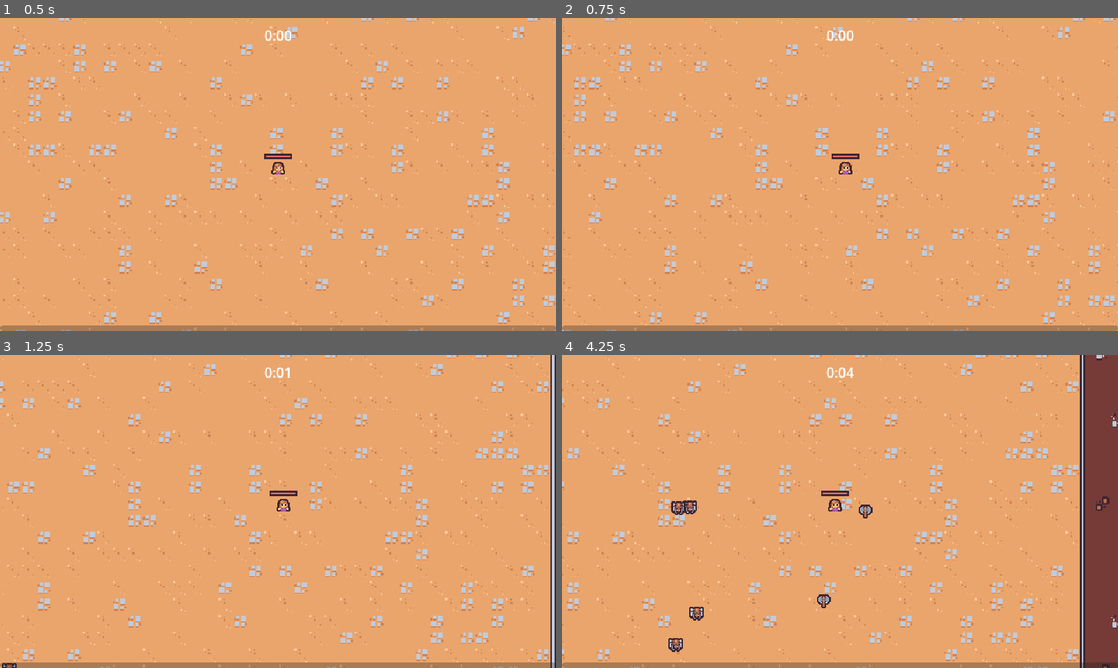
Above: before the commit, frames 1-4 (two rows, left to right).
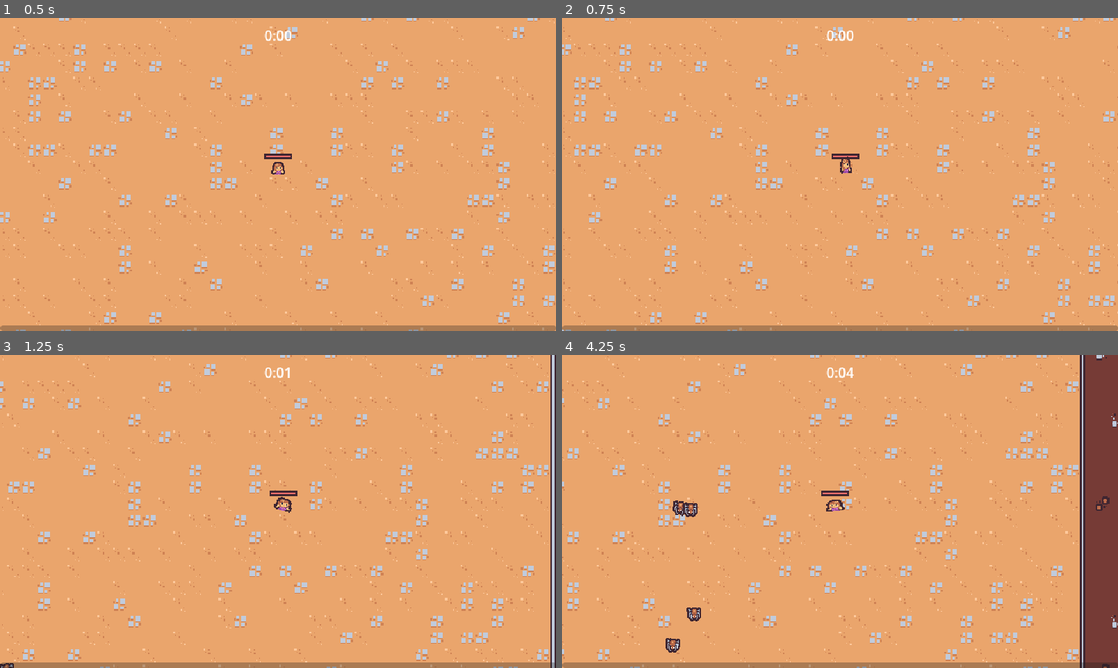
Above: after the commit, the same moments.

Repository: mec-cs/Godot-Survivor-Game
Game: Godot game, scene res://scenes/main/main.tscn
Same seed, same stepped clock (60 frames per second), same inputs: the game is played once before the commit and once after it.
Inputs (mouse positions are in pixels of both pictures, inside the frame that each line leads up to):
- Up to frame 1 (0.5 s): no input
- Up to frame 2 (0.75 s): move the mouse to (962, 158) at 0.52 s; press the mouse at (962, 158) at 0.53 s; hold Right (move_right) from 0.53 s (still down)
- Up to frame 3 (1.25 s): keep holding Right (move_right)
- Up to frame 4 (4.25 s): move the mouse to (728, 527) at 1.27 s; release Right (move_right) at 1.28 s; release the mouse at (728, 527) at 1.28 s; hold Down (move_down) 1.28-2.03 s; click (728, 527) at 1.35 s; move the mouse to (895, 442) at 2.02 s; press the mouse at (895, 442) at 2.03 s; hold Right (move_right) 2.03-2.78 s; move the mouse to (812, 574) at 2.77 s; release the mouse at (812, 574) at 2.78 s; hold Up (move_up) 2.78-3.53 s; click (812, 574) at 2.85 s; move the mouse to (1006, 558) at 3.52 s; press the mouse at (1006, 558) at 3.53 s; hold Left (move_left) from 3.53 s (still down)

Frame 1 is identical in both runs. In frame 2, less than 0.1% of the frame differs, in the area x 49-53%, y 44-50%; in frame 3, 0.1%; in frame 4, 0.6%, in the area x 18-56%, y 46-96%.

Commit message:
adding animations

Diff:
--- /dev/null
+++ b/resources/upgrades/ability.gd
@@ -0,0 +1,4 @@
+extends AbilityUpgrade
+class_name Ability
+
+@export var ability_controller_scene: PackedScene
--- a/resources/upgrades/ability_upgrade.gd
+++ b/resources/upgrades/ability_upgrade.gd
@@ -2,5 +2,6 @@
 class_name AbilityUpgrade
 
 @export var id: String
+@export var max_quantity: int
 @export var name: String
 @export_multiline var description: String
--- /dev/null
+++ b/resources/upgrades/axe.tres
@@ -0,0 +1,12 @@
+[gd_resource type="Resource" script_class="Ability" load_steps=3 format=3 uid="uid://dfafkpjknmqxy"]
+
+[ext_resource type="PackedScene" uid="uid://bm162252okqig" path="res://scenes/ability/axe_ability_controller/axe_ability_controller.tscn" id="1_60g4x"]
+[ext_resource type="Script" path="res://resources/upgrades/ability.gd" id="1_krhy0"]
+
+[resource]
+script = ExtResource("1_krhy0")
+ability_controller_scene = ExtResource("1_60g4x")
+id = "axe"
+max_quantity = 1
+name = "Axe"
+description = "Periodically throws and rotates a spinning axe."
--- a/resources/upgrades/sword_rate.tres
+++ b/resources/upgrades/sword_rate.tres
@@ -5,5 +5,6 @@
 [resource]
 script = ExtResource("1_y3c4q")
 id = "sword_rate"
+max_quantity = 5
 name = "Thunder Sword"
 description = "Increases sword attack rate by 10%"
--- a/scenes/ability/axe_ability/axe_ability.gd
+++ b/scenes/ability/axe_ability/axe_ability.gd
@@ -1,5 +1,26 @@
 extends Node2D
+
+const MAX_RADIUS = 100
+
+@onready var hitbox_component = $HitboxComponent
+
+var base_rotation = Vector2.RIGHT
 
 
 func _ready():
+	base_rotation = Vector2.RIGHT.rotated(randf_range(0, TAU))
 	var tween = create_tween()
+	tween.tween_method(tween_method, 0.0, 2.0, 3)
+	tween.tween_callback(queue_free)
+
+
+func tween_method(rotations: float):
+	var percent = rotations / 2
+	var current_radius = percent * MAX_RADIUS
+	var current_direction = Vector2.RIGHT.rotated(rotations * TAU)
+
+	var player = get_tree().get_first_node_in_group("player")
+	if player == null:
+		return
+
+	global_position = player.global_position + (current_direction * current_radius)
--- a/scenes/ability/axe_ability/axe_ability.tscn
+++ b/scenes/ability/axe_ability/axe_ability.tscn
@@ -1,10 +1,64 @@
-[gd_scene load_steps=3 format=3 uid="uid://b7reg35xj6u62"]
+[gd_scene load_steps=8 format=3 uid="uid://b7reg35xj6u62"]
 
 [ext_resource type="Texture2D" uid="uid://x1t3kc4ro0t4" path="res://scenes/ability/axe_ability/axe.png" id="1_fh7r8"]
 [ext_resource type="Script" path="res://scenes/ability/axe_ability/axe_ability.gd" id="1_x5nit"]
+[ext_resource type="PackedScene" uid="uid://6nlai5mqfgw1" path="res://scenes/component/hitbox_component.tscn" id="3_nv2lj"]
+
+[sub_resource type="Animation" id="Animation_j1qhv"]
+resource_name = "default"
+length = 0.5
+loop_mode = 1
+tracks/0/type = "value"
+tracks/0/imported = false
+tracks/0/enabled = true
+tracks/0/path = NodePath("Sprite2D:rotation")
+tracks/0/interp = 1
+tracks/0/loop_wrap = true
+tracks/0/keys = {
+"times": PackedFloat32Array(0, 0.5),
+"transitions": PackedFloat32Array(1, 1),
+"update": 0,
+"values": [0.0, 6.28319]
+}
+
+[sub_resource type="Animation" id="Animation_turke"]
+length = 0.001
+tracks/0/type = "value"
+tracks/0/imported = false
+tracks/0/enabled = true
+tracks/0/path = NodePath("Sprite2D:rotation")
+tracks/0/interp = 1
+tracks/0/loop_wrap = true
+tracks/0/keys = {
+"times": PackedFloat32Array(0),
+"transitions": PackedFloat32Array(1),
+"update": 0,
+"values": [0.0]
+}
+
+[sub_resource type="AnimationLibrary" id="AnimationLibrary_jvowy"]
+_data = {
+"RESET": SubResource("Animation_turke"),
+"default": SubResource("Animation_j1qhv")
+}
+
+[sub_resource type="CircleShape2D" id="CircleShape2D_44cxo"]
 
 [node name="AxeAbility" type="Node2D"]
 script = ExtResource("1_x5nit")
 
+[node name="AnimationPlayer" type="AnimationPlayer" parent="."]
+autoplay = "default"
+libraries = {
+"": SubResource("AnimationLibrary_jvowy")
+}
+
 [node name="Sprite2D" type="Sprite2D" parent="."]
 texture = ExtResource("1_fh7r8")
+
+[node name="HitboxComponent" parent="." instance=ExtResource("3_nv2lj")]
+collision_mask = 0
+
+[node name="CollisionShape2D" type="CollisionShape2D" parent="HitboxComponent"]
+position = Vector2(0, -1)
+shape = SubResource("CircleShape2D_44cxo")
--- a/scenes/ability/axe_ability_controller/axe_ability_controller.gd
+++ b/scenes/ability/axe_ability_controller/axe_ability_controller.gd
@@ -1,6 +1,8 @@
 extends Node
 
 @export var axe_ability_scene: PackedScene
+
+var damage = 10
 
 
 func _ready():
@@ -19,3 +21,4 @@
 	var axe_instance = axe_ability_scene.instantiate() as Node2D
 	foreground.add_child(axe_instance)
 	axe_instance.global_position = player.global_position
+	axe_instance.hitbox_component.damage = damage
--- a/scenes/ability/axe_ability_controller/axe_ability_controller.tscn
+++ b/scenes/ability/axe_ability_controller/axe_ability_controller.tscn
@@ -8,5 +8,5 @@
 axe_ability_scene = ExtResource("2_k8s4a")
 
 [node name="Timer" type="Timer" parent="."]
-wait_time = 2.0
+wait_time = 3.0
 autostart = true
--- a/scenes/ability/sword_ability/sword_ability.tscn
+++ b/scenes/ability/sword_ability/sword_ability.tscn
@@ -54,7 +54,7 @@
 tracks/0/interp = 2
 tracks/0/loop_wrap = true
 tracks/0/keys = {
-"times": PackedFloat32Array(0, 0.1, 0.28, 0.75),
+"times": PackedFloat32Array(0, 0.15, 0.33, 0.75),
 "transitions": PackedFloat32Array(1, 1, 2.07053, 1),
 "update": 0,
 "values": [-0.436332, -0.0872665, 2.61799, 0.0]
@@ -66,10 +66,10 @@
 tracks/1/interp = 2
 tracks/1/loop_wrap = true
 tracks/1/keys = {
-"times": PackedFloat32Array(0, 0.05, 0.1, 0.2, 0.4, 0.75),
-"transitions": PackedFloat32Array(1, 1, 1, 1, 1.27456, 1),
+"times": PackedFloat32Array(0, 0.1, 0.25, 0.45, 0.75),
+"transitions": PackedFloat32Array(1, 1, 1, 1.27456, 1),
 "update": 0,
-"values": [Vector2(0, 0), Vector2(0.4, 0.4), Vector2(1, 1), Vector2(1.5, 1.5), Vector2(1, 1), Vector2(0, 0)]
+"values": [Vector2(0, 0), Vector2(0.4, 0.4), Vector2(1.5, 1.5), Vector2(1, 1), Vector2(0, 0)]
 }
 tracks/2/type = "method"
 tracks/2/imported = false
@@ -78,7 +78,7 @@
 tracks/2/interp = 1
 tracks/2/loop_wrap = true
 tracks/2/keys = {
-"times": PackedFloat32Array(0.3),
+"times": PackedFloat32Array(0.4),
 "transitions": PackedFloat32Array(1),
 "values": [{
 "args": [],
@@ -92,7 +92,7 @@
 tracks/3/interp = 1
 tracks/3/loop_wrap = true
 tracks/3/keys = {
-"times": PackedFloat32Array(0, 0.1, 0.3875),
+"times": PackedFloat32Array(0, 0.15, 0.45),
 "transitions": PackedFloat32Array(1, 1, 1),
 "update": 1,
 "values": [true, false, true]
--- /dev/null
+++ b/scenes/component/death_component.gd
@@ -0,0 +1,23 @@
+extends Node2D
+
+@export var health_component: Node
+@export var sprite: Sprite2D
+
+
+func _ready():
+	$GPUParticles2D.texture = sprite.texture
+	health_component.died.connect(on_died)
+
+
+func on_died():
+	if not owner is Node2D || owner == null:
+		return
+
+	var spawn_position = owner.global_position
+
+	var entities = get_tree().get_first_node_in_group("entities_layer")
+	get_parent().remove_child(self)
+	entities.add_child(self)
+
+	global_position = spawn_position
+	$AnimationPlayer.play("default")
--- /dev/null
+++ b/scenes/component/death_component.tscn
@@ -0,0 +1,92 @@
+[gd_scene load_steps=9 format=3 uid="uid://cock7jgyjbitd"]
+
+[ext_resource type="Script" path="res://scenes/component/death_component.gd" id="1_ktw8e"]
+[ext_resource type="Texture2D" uid="uid://c1d364yag87xe" path="res://scenes/game_object/basic_enemy/basic_enemy.png" id="1_yr7st"]
+
+[sub_resource type="Animation" id="Animation_7sy74"]
+resource_name = "default"
+tracks/0/type = "value"
+tracks/0/imported = false
+tracks/0/enabled = true
+tracks/0/path = NodePath("GPUParticles2D:emitting")
+tracks/0/interp = 1
+tracks/0/loop_wrap = true
+tracks/0/keys = {
+"times": PackedFloat32Array(0),
+"transitions": PackedFloat32Array(1),
+"update": 1,
+"values": [true]
+}
+tracks/1/type = "method"
+tracks/1/imported = false
+tracks/1/enabled = true
+tracks/1/path = NodePath(".")
+tracks/1/interp = 1
+tracks/1/loop_wrap = true
+tracks/1/keys = {
+"times": PackedFloat32Array(1),
+"transitions": PackedFloat32Array(1),
+"values": [{
+"args": [],
+"method": &"queue_free"
+}]
+}
+
+[sub_resource type="Animation" id="Animation_47uwu"]
+length = 0.001
+tracks/0/type = "value"
+tracks/0/imported = false
+tracks/0/enabled = true
+tracks/0/path = NodePath("GPUParticles2D:emitting")
+tracks/0/interp = 1
+tracks/0/loop_wrap = true
+tracks/0/keys = {
+"times": PackedFloat32Array(0),
+"transitions": PackedFloat32Array(1),
+"update": 1,
+"values": [false]
+}
+
+[sub_resource type="AnimationLibrary" id="AnimationLibrary_aey08"]
+_data = {
+"RESET": SubResource("Animation_47uwu"),
+"default": SubResource("Animation_7sy74")
+}
+
+[sub_resource type="Curve" id="Curve_owqnq"]
+_data = [Vector2(0, 1), 0.0, 0.0, 0, 0, Vector2(0.6, 1), 0.0, 0.0, 0, 0, Vector2(1, 0.0526316), 0.0, 0.0, 0, 0]
+point_count = 3
+
+[sub_resource type="CurveTexture" id="CurveTexture_xtbfb"]
+curve = SubResource("Curve_owqnq")
+
+[sub_resource type="ParticleProcessMaterial" id="ParticleProcessMaterial_oypgq"]
+particle_flag_disable_z = true
+direction = Vector3(0, -1, 0)
+spread = 30.0
+gravity = Vector3(0, 800, 0)
+initial_velocity_min = 165.0
+initial_velocity_max = 275.0
+angular_velocity_min = -1440.0
+angular_velocity_max = 1440.0
+orbit_velocity_min = 0.0
+orbit_velocity_max = 0.0
+scale_curve = SubResource("CurveTexture_xtbfb")
+color = Color(1, 0, 0, 0.454902)
+
+[node name="DeathComponent" type="Node2D"]
+script = ExtResource("1_ktw8e")
+
+[node name="AnimationPlayer" type="AnimationPlayer" parent="."]
+libraries = {
+"": SubResource("AnimationLibrary_aey08")
+}
+
+[node name="GPUParticles2D" type="GPUParticles2D" parent="."]
+emitting = false
+amount = 1
+process_material = SubResource("ParticleProcessMaterial_oypgq")
+texture = ExtResource("1_yr7st")
+lifetime = 0.5
+one_shot = true
+fixed_fps = 0
--- a/scenes/game_object/basic_enemy/basic_enemy.gd
+++ b/scenes/game_object/basic_enemy/basic_enemy.gd
@@ -3,6 +3,7 @@
 const MAX_SPEED = 65
 
 @onready var health_component: HealthComponent = $HealthComponent
+@onready var visuals = $Visuals
 
 
 func _process(delta):
@@ -10,6 +11,10 @@
 	velocity = direction * MAX_SPEED
 	move_and_slide()
 
+	var move_sign = sign(velocity.x)
+	if move_sign != 0:
+		visuals.scale = Vector2(-move_sign, 1)
+
 
 func get_direction_to_player():
 	var player_node = get_tree().get_first_node_in_group("player") as Node2D
--- a/scenes/game_object/basic_enemy/basic_enemy.tscn
+++ b/scenes/game_object/basic_enemy/basic_enemy.tscn
@@ -1,10 +1,97 @@
-[gd_scene load_steps=8 format=3 uid="uid://dabl0ai10kydi"]
+[gd_scene load_steps=12 format=3 uid="uid://dabl0ai10kydi"]
 
 [ext_resource type="Script" path="res://scenes/game_object/basic_enemy/basic_enemy.gd" id="1_fjmt5"]
 [ext_resource type="PackedScene" uid="uid://gf6qc7fuu2l7" path="res://scenes/component/health_component.tscn" id="2_epd8m"]
 [ext_resource type="Texture2D" uid="uid://c1d364yag87xe" path="res://scenes/game_object/basic_enemy/basic_enemy.png" id="2_vjc8e"]
 [ext_resource type="PackedScene" uid="uid://dk6s4l422kgr7" path="res://scenes/component/vail_drop_component.tscn" id="3_8osq0"]
 [ext_resource type="PackedScene" uid="uid://bsv7d4ux6qqv2" path="res://scenes/component/hurtbox_component.tscn" id="4_0d2a6"]
+[ext_resource type="PackedScene" uid="uid://cock7jgyjbitd" path="res://scenes/component/death_component.tscn" id="4_0oo0j"]
+
+[sub_resource type="Animation" id="Animation_e2ibd"]
+resource_name = "walk"
+length = 0.5
+loop_mode = 1
+tracks/0/type = "value"
+tracks/0/imported = false
+tracks/0/enabled = true
+tracks/0/path = NodePath("Visuals/Sprite2D:position")
+tracks/0/interp = 2
+tracks/0/loop_wrap = true
+tracks/0/keys = {
+"times": PackedFloat32Array(0, 0.1, 0.2, 0.3, 0.4, 0.5),
+"transitions": PackedFloat32Array(1, 1, 1, 1, 1, 1),
+"update": 0,
+"values": [Vector2(0, 0), Vector2(-1, 1), Vector2(-1, -1), Vector2(1, -1), Vector2(1, 1), Vector2(0, 0)]
+}
+tracks/1/type = "value"
+tracks/1/imported = false
+tracks/1/enabled = true
+tracks/1/path = NodePath("Visuals/Sprite2D:rotation")
+tracks/1/interp = 2
+tracks/1/loop_wrap = true
+tracks/1/keys = {
+"times": PackedFloat32Array(0, 0.1, 0.2, 0.3, 0.4, 0.5),
+"transitions": PackedFloat32Array(1, 0.68302, 1, 1, 1.93187, 1),
+"update": 0,
+"values": [0.0, -0.0872665, -0.174533, -0.0872665, 0.0, 0.0872665]
+}
+tracks/2/type = "value"
+tracks/2/imported = false
+tracks/2/enabled = true
+tracks/2/path = NodePath("Visuals/Sprite2D:scale")
+tracks/2/interp = 2
+tracks/2/loop_wrap = true
+tracks/2/keys = {
+"times": PackedFloat32Array(0, 0.25, 0.5),
+"transitions": PackedFloat32Array(1.93187, 0.482968, 1),
+"update": 0,
+"values": [Vector2(1, 1), Vector2(1.05, 1.05), Vector2(1, 1)]
+}
+
+[sub_resource type="Animation" id="Animation_s1c2e"]
+length = 0.001
+tracks/0/type = "value"
+tracks/0/imported = false
+tracks/0/enabled = true
+tracks/0/path = NodePath("Visuals/Sprite2D:position")
+tracks/0/interp = 1
+tracks/0/loop_wrap = true
+tracks/0/keys = {
+"times": PackedFloat32Array(0),
+"transitions": PackedFloat32Array(1),
+"update": 0,
+"values": [Vector2(0, 0)]
+}
+tracks/1/type = "value"
+tracks/1/imported = false
+tracks/1/enabled = true
+tracks/1/path = NodePath("Visuals/Sprite2D:rotation")
+tracks/1/interp = 1
+tracks/1/loop_wrap = true
+tracks/1/keys = {
+"times": PackedFloat32Array(0),
+"transitions": PackedFloat32Array(1),
+"update": 0,
+"values": [0.0]
+}
+tracks/2/type = "value"
+tracks/2/imported = false
+tracks/2/enabled = true
+tracks/2/path = NodePath("Visuals/Sprite2D:scale")
+tracks/2/interp = 1
+tracks/2/loop_wrap = true
+tracks/2/keys = {
+"times": PackedFloat32Array(0),
+"transitions": PackedFloat32Array(1),
+"update": 0,
+"values": [Vector2(1, 1)]
+}
+
+[sub_resource type="AnimationLibrary" id="AnimationLibrary_nabgt"]
+_data = {
+"RESET": SubResource("Animation_s1c2e"),
+"walk": SubResource("Animation_e2ibd")
+}
 
 [sub_resource type="CircleShape2D" id="CircleShape2D_nxj3j"]
 radius = 14.0
@@ -19,10 +106,20 @@
 motion_mode = 1
 script = ExtResource("1_fjmt5")
 
+[node name="AnimationPlayer" type="AnimationPlayer" parent="."]
+autoplay = "walk"
+libraries = {
+"": SubResource("AnimationLibrary_nabgt")
+}
+
 [node name="HealthComponent" parent="." instance=ExtResource("2_epd8m")]
 
 [node name="VailDropComponent" parent="." node_paths=PackedStringArray("health_component") instance=ExtResource("3_8osq0")]
 health_component = NodePath("../HealthComponent")
+
+[node name="DeathComponent" parent="." node_paths=PackedStringArray("health_component", "sprite") instance=ExtResource("4_0oo0j")]
+health_component = NodePath("../HealthComponent")
+sprite = NodePath("../Visuals/Sprite2D")
 
 [node name="HurtboxComponent" parent="." node_paths=PackedStringArray("health_component") instance=ExtResource("4_0d2a6")]
 health_component = NodePath("../HealthComponent")
@@ -33,7 +130,9 @@
 position = Vector2(0, -5.5)
 shape = SubResource("CircleShape2D_nxj3j")
 
-[node name="Sprite2D" type="Sprite2D" parent="."]
+[node name="Visuals" type="Node2D" parent="."]
+
+[node name="Sprite2D" type="Sprite2D" parent="Visuals"]
 texture = ExtResource("2_vjc8e")
 offset = Vector2(0, -5)
 
--- a/scenes/game_object/player/player.gd
+++ b/scenes/game_object/player/player.gd
@@ -7,6 +7,9 @@
 @onready var damage_interval_timer = $DamageIntervalTimer
 @onready var health_component = $HealthComponent
 @onready var health_bar = $HealthBar
+@onready var abilities = $Abilities
+@onready var animation_player = $AnimationPlayer
+@onready var visuals = $Visuals
 
 var colliding_bodies_number = 0
 
@@ -16,16 +19,26 @@
 	$CollisionArea2D.body_exited.connect(on_body_exited)
 	damage_interval_timer.timeout.connect(on_damage_interval_timer_timeout)
 	health_component.health_changed.connect(on_health_changed)
+	GameEvents.ability_upgraes_added.connect(on_ability_upgrade_added)
 	update_health_display()
 
 # Called every frame. 'delta' is the elapsed time since the previous frame.
-func _physics_process(delta):
+func _process(delta):
 	var movement_vector = get_movement_vector()
 	var direction = movement_vector.normalized()
 	var target_velocity = direction * MAX_SPEED
 
 	velocity = velocity.lerp(target_velocity, 1 - exp(-delta * ACCELERATION_SMOOTHING))
 	move_and_slide()
+
+	if movement_vector.x != 00 || movement_vector.y != 0:
+		animation_player.play("walk")
+	else:
+		animation_player.play("RESET")
+
+	var move_sign = sign(movement_vector.x) # to change scale to direct player
+	if move_sign != 0:
+		visuals.scale = Vector2(move_sign, 1)
 
 
 # the function below is a binary, so it return 1 or 0
@@ -66,3 +79,11 @@
 
 func on_health_changed():
 	update_health_display()
+
+
+func on_ability_upgrade_added(ability_upgrade: AbilityUpgrade, current_upgrades: Dictionary):
+	if not ability_upgrade is Ability:
+		return
+
+	var ability = ability_upgrade as Ability
+	abilities.add_child(ability.ability_controller_scene.instantiate())
--- a/scenes/game_object/player/player.tscn
+++ b/scenes/game_object/player/player.tscn
@@ -1,10 +1,95 @@
-[gd_scene load_steps=11 format=3 uid="uid://j3ixhmrxphcl"]
+[gd_scene load_steps=13 format=3 uid="uid://j3ixhmrxphcl"]
 
 [ext_resource type="Texture2D" uid="uid://dyjxf31xnsi0o" path="res://scenes/game_object/player/player.png" id="1_fef1u"]
 [ext_resource type="Script" path="res://scenes/game_object/player/player.gd" id="1_n2vdc"]
 [ext_resource type="PackedScene" uid="uid://gf6qc7fuu2l7" path="res://scenes/component/health_component.tscn" id="2_dwpqj"]
 [ext_resource type="PackedScene" uid="uid://c2n2fuagq4jso" path="res://scenes/ability/sword_ability_controller/sword_ability_controller.tscn" id="2_ve83p"]
-[ext_resource type="PackedScene" uid="uid://bm162252okqig" path="res://scenes/ability/axe_ability_controller/axe_ability_controller.tscn" id="4_qapef"]
+
+[sub_resource type="Animation" id="Animation_p2bl4"]
+resource_name = "walk"
+length = 0.4
+loop_mode = 1
+tracks/0/type = "value"
+tracks/0/imported = false
+tracks/0/enabled = true
+tracks/0/path = NodePath("Visuals/Sprite2D:position")
+tracks/0/interp = 2
+tracks/0/loop_wrap = true
+tracks/0/keys = {
+"times": PackedFloat32Array(0, 0.1, 0.3),
+"transitions": PackedFloat32Array(1, 1, 1),
+"update": 0,
+"values": [Vector2(0, -8), Vector2(0, -12), Vector2(0, -8)]
+}
+tracks/1/type = "value"
+tracks/1/imported = false
+tracks/1/enabled = true
+tracks/1/path = NodePath("Visuals/Sprite2D:rotation")
+tracks/1/interp = 2
+tracks/1/loop_wrap = true
+tracks/1/keys = {
+"times": PackedFloat32Array(0, 0.1, 0.25, 0.4),
+"transitions": PackedFloat32Array(1, 1, 1, 1),
+"update": 0,
+"values": [0.0, -0.261799, 0.261799, 0.0]
+}
+tracks/2/type = "value"
+tracks/2/imported = false
+tracks/2/enabled = true
+tracks/2/path = NodePath("Visuals/Sprite2D:scale")
+tracks/2/interp = 2
+tracks/2/loop_wrap = true
+tracks/2/keys = {
+"times": PackedFloat32Array(0, 0.1, 0.3, 0.4),
+"transitions": PackedFloat32Array(1, 1.86606, 0.840896, 1),
+"update": 0,
+"values": [Vector2(1, 1), Vector2(0.8, 1.25), Vector2(1.5, 0.8), Vector2(1, 1)]
+}
+
+[sub_resource type="Animation" id="Animation_t7m2p"]
+length = 0.001
+tracks/0/type = "value"
+tracks/0/imported = false
+tracks/0/enabled = true
+tracks/0/path = NodePath("Visuals/Sprite2D:position")
+tracks/0/interp = 1
+tracks/0/loop_wrap = true
+tracks/0/keys = {
+"times": PackedFloat32Array(0),
+"transitions": PackedFloat32Array(1),
+"update": 0,
+"values": [Vector2(0, -8)]
+}
+tracks/1/type = "value"
+tracks/1/imported = false
+tracks/1/enabled = true
+tracks/1/path = NodePath("Visuals/Sprite2D:rotation")
+tracks/1/interp = 1
+tracks/1/loop_wrap = true
+tracks/1/keys = {
+"times": PackedFloat32Array(0),
+"transitions": PackedFloat32Array(1),
+"update": 0,
+"values": [0.0]
+}
+tracks/2/type = "value"
+tracks/2/imported = false
+tracks/2/enabled = true
+tracks/2/path = NodePath("Visuals/Sprite2D:scale")
+tracks/2/interp = 1
+tracks/2/loop_wrap = true
+tracks/2/keys = {
+"times": PackedFloat32Array(0),
+"transitions": PackedFloat32Array(1),
+"update": 0,
+"values": [Vector2(1, 1)]
+}
+
+[sub_resource type="AnimationLibrary" id="AnimationLibrary_vge8r"]
+_data = {
+"RESET": SubResource("Animation_t7m2p"),
+"walk": SubResource("Animation_p2bl4")
+}
 
 [sub_resource type="StyleBoxFlat" id="StyleBoxFlat_crmf1"]
 bg_color = Color(0.247059, 0.14902, 0.192157, 1)
@@ -31,13 +116,16 @@
 motion_mode = 1
 script = ExtResource("1_n2vdc")
 
+[node name="AnimationPlayer" type="AnimationPlayer" parent="."]
+libraries = {
+"": SubResource("AnimationLibrary_vge8r")
+}
+
 [node name="HealthComponent" parent="." instance=ExtResource("2_dwpqj")]
 
-[node name="AbilityManager" type="Node" parent="."]
+[node name="Abilities" type="Node" parent="."]
 
-[node name="SwordAbilityController" parent="AbilityManager" instance=ExtResource("2_ve83p")]
-
-[node name="AxeAbilityController" parent="AbilityManager" instance=ExtResource("4_qapef")]
+[node name="SwordAbilityController" parent="Abilities" instance=ExtResource("2_ve83p")]
 
 [node name="DamageIntervalTimer" type="Timer" parent="."]
 wait_time = 0.5
@@ -72,7 +160,9 @@
 position = Vector2(0, -7)
 shape = SubResource("CircleShape2D_67fxf")
 
-[node name="Sprite2D" type="Sprite2D" parent="."]
+[node name="Visuals" type="Node2D" parent="."]
+
+[node name="Sprite2D" type="Sprite2D" parent="Visuals"]
 position = Vector2(0, -8)
 texture = ExtResource("1_fef1u")
 
--- a/scenes/manager/upgrade_manager.gd
+++ b/scenes/manager/upgrade_manager.gd
@@ -6,24 +6,14 @@
 
 var current_upgrades = {}
 
+
 func _ready():
 	experience_manager.level_up.connect(on_level_up)
 
 
-func on_level_up(current_level: int):
-	var chosen_upgrade = upgrade_pool.pick_random()
-	if chosen_upgrade == null:
-		return
-
-	var upgrade_screen_instance = upgrade_screen_scene.instantiate()
-	add_child(upgrade_screen_instance)
-	upgrade_screen_instance.set_ability_upgrades([chosen_upgrade] as Array[AbilityUpgrade])
-	upgrade_screen_instance.upgrade_selected.connect(on_upgrade_selected)
-
-
 func apply_upgrade(upgrade: AbilityUpgrade):
 	var has_upgrade = current_upgrades.has(upgrade.id)
-	if not has_upgrade:
+	if !has_upgrade:
 		current_upgrades[upgrade.id] = {
 			"resource": upgrade,
 			"quantity": 1
@@ -31,8 +21,38 @@
 	else:
 		current_upgrades[upgrade.id]["quantity"] += 1
 
+	if upgrade.max_quantity > 0:
+		var current_quantity = current_upgrades[upgrade.id]["quantity"]
+		if current_quantity == upgrade.max_quantity:
+			upgrade_pool = upgrade_pool.filter(func (pool_upgrade): return pool_upgrade.id != upgrade.id)
+
 	GameEvents.emit_ability_upgrade_added(upgrade, current_upgrades)
+
+
+func pick_upgrades():
+	var chosen_upgrades: Array[AbilityUpgrade] = []
+	var filtered_upgrades = upgrade_pool.duplicate()
+	for i in 2:
+		if filtered_upgrades.size() == 0:
+			break
+
+		var chosen_upgrade = filtered_upgrades.pick_random() as AbilityUpgrade
+		if chosen_upgrade == null:
+			break
+
+		chosen_upgrades.append(chosen_upgrade)
+		filtered_upgrades = filtered_upgrades.filter(func (upgrade): return upgrade.id != chosen_upgrade.id)
+
+	return chosen_upgrades
 
 
 func on_upgrade_selected(upgrade: AbilityUpgrade):
 	apply_upgrade(upgrade)
+
+
+func on_level_up(current_level: int):
+	var upgrade_screen_instance = upgrade_screen_scene.instantiate()
+	add_child(upgrade_screen_instance)
+	var chosen_upgrades = pick_upgrades()
+	upgrade_screen_instance.set_ability_upgrades(chosen_upgrades as Array[AbilityUpgrade])
+	upgrade_screen_instance.upgrade_selected.connect(on_upgrade_selected)
--- a/scenes/manager/upgrade_manager.tscn
+++ b/scenes/manager/upgrade_manager.tscn
@@ -1,10 +1,11 @@
-[gd_scene load_steps=4 format=3 uid="uid://boncwrvyrsi6h"]
+[gd_scene load_steps=5 format=3 uid="uid://boncwrvyrsi6h"]
 
 [ext_resource type="Script" path="res://scenes/manager/upgrade_manager.gd" id="1_auidp"]
 [ext_resource type="Resource" uid="uid://bxopbvbq4tb64" path="res://resources/upgrades/sword_rate.tres" id="2_ah7te"]
+[ext_resource type="Resource" uid="uid://dfafkpjknmqxy" path="res://resources/upgrades/axe.tres" id="3_k5qsi"]
 [ext_resource type="PackedScene" uid="uid://pvb1q88c5oi3" path="res://scenes/UI/upgrade_screen.tscn" id="3_y7xeu"]
 
 [node name="UpgradeManager" type="Node"]
 script = ExtResource("1_auidp")
-upgrade_pool = Array[Resource("res://resources/upgrades/ability_upgrade.gd")]([ExtResource("2_ah7te")])
+upgrade_pool = Array[Resource("res://resources/upgrades/ability_upgrade.gd")]([ExtResource("2_ah7te"), ExtResource("3_k5qsi")])
 upgrade_screen_scene = ExtResource("3_y7xeu")
